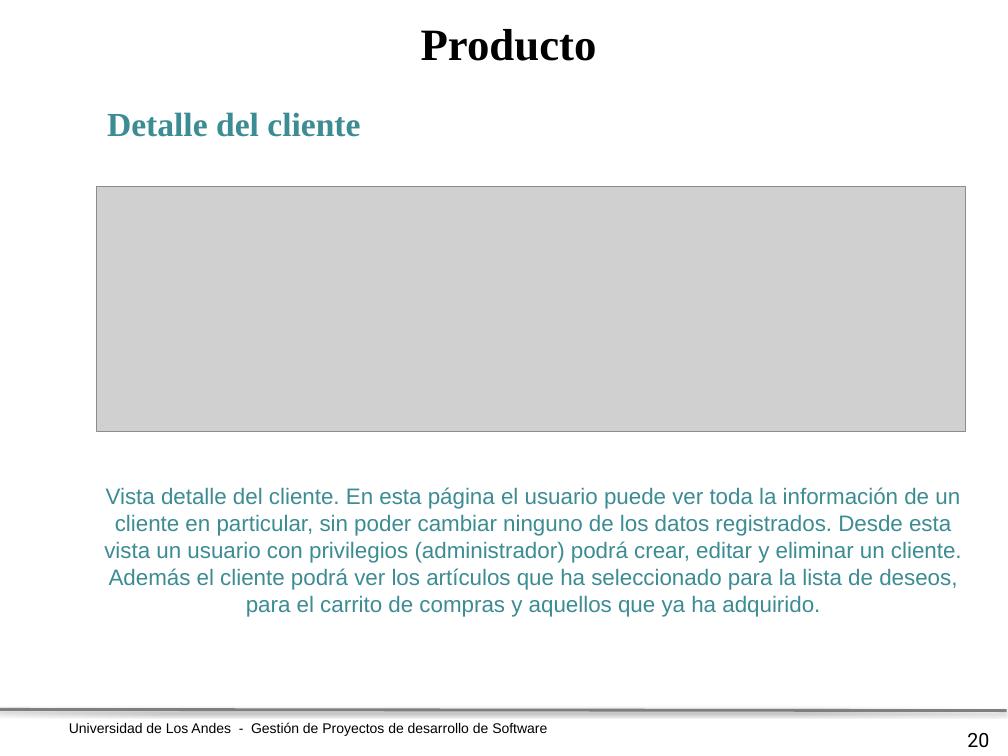
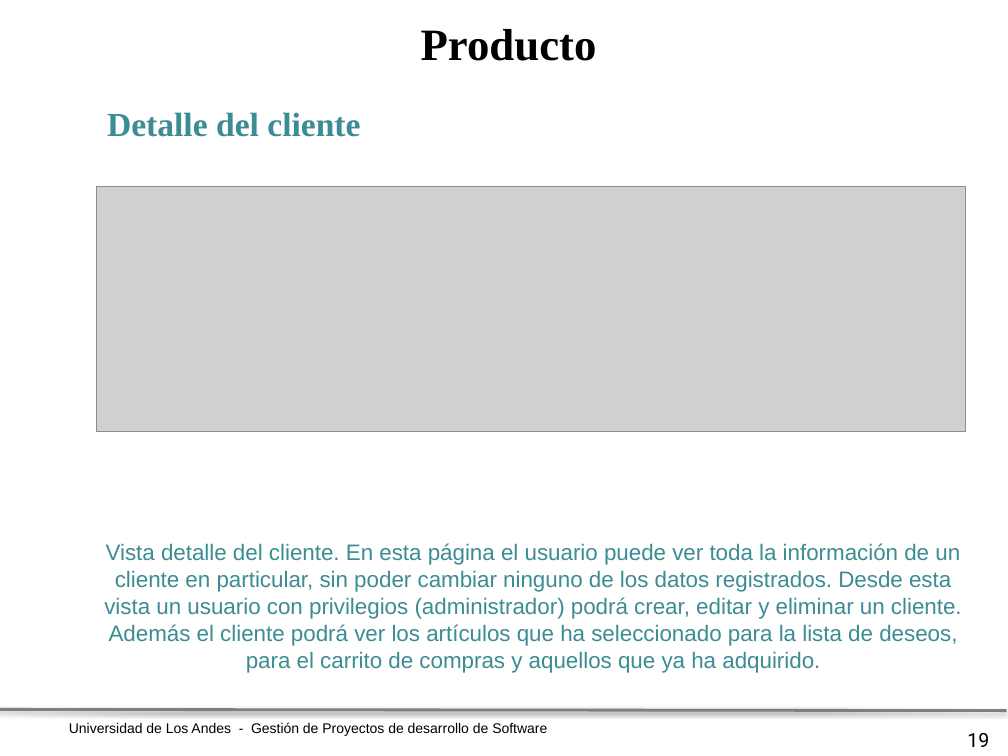
Before and after one commit to Uniandes-MISO4203-backup/stamps-201620, a slide deck: slide 19 of imgs/Presentacion Producto Ciclo4_Grupo3.pptx (slide 20 before the commit). Drawn at 1008x756 pixels with LibreOffice and Linux fonts; fonts in the diff are those of the drawing; grey boxes stand for pictures; background and template pictures are left out. Boxes give left, top, right and bottom in pixels: in the first picture for what was removed or moved away, otherwise in the second. Text is boxed around its words. In the diff, an @@ line names an element or a change of style, - is before the commit and + after.

```diff
--- a/imgs/Presentacion Producto Ciclo4_Grupo3.pptx
+++ b/imgs/Presentacion Producto Ciclo4_Grupo3.pptx
@@ text "Vista detalle del cliente. En ...": place and size @@
-text "Vista detalle del cliente. En ..." at [104, 487, 962, 617]
+text "Vista detalle del cliente. En ..." at [104, 543, 962, 673]
@@ page number at [967, 733, 989, 747]: text changed @@
-20
+19
```
Also in this commit, not shown: 3 other slides changed, 4 slides added.
